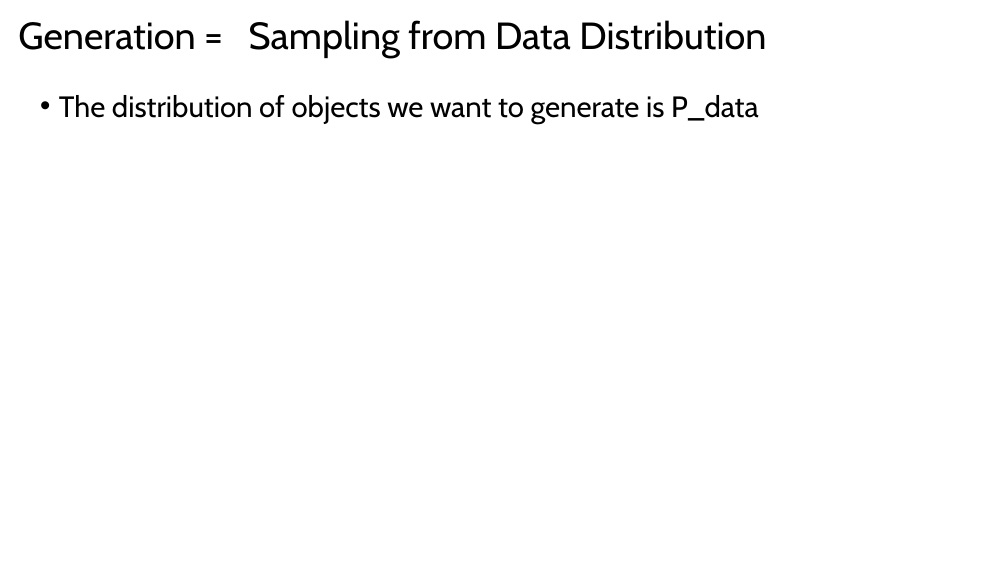
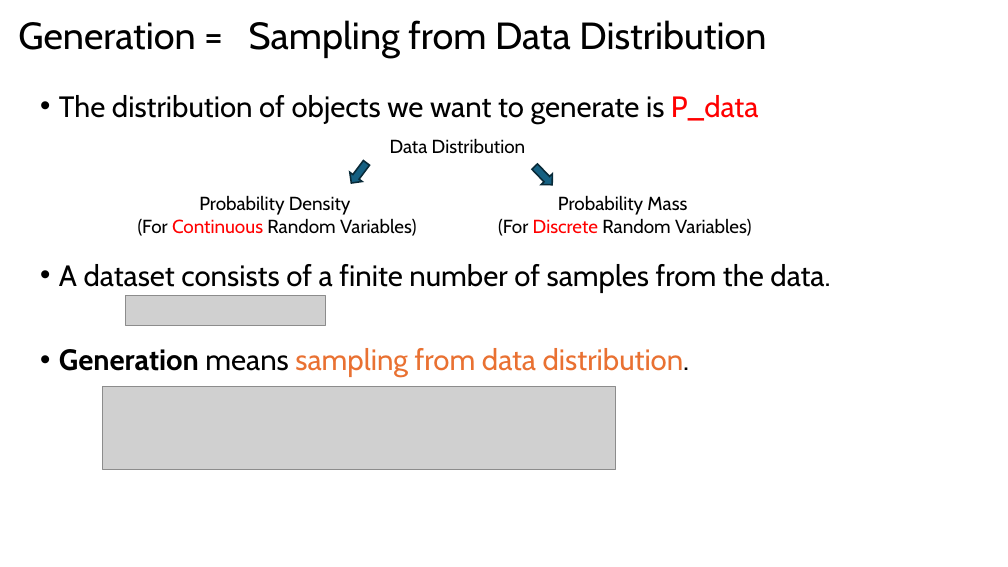
Before and after one commit to SOKOUDJOU-LEOPOLD/Learning-Flow-Matching, a slide deck: slide 2 of Flow Matching.pptx. Drawn at 1008x567 pixels with LibreOffice and Linux fonts; fonts in the diff are those of the drawing; grey boxes stand for pictures. Boxes give left, top, right and bottom in pixels: in the first picture for what was removed or moved away, otherwise in the second. Text is boxed around its words. In the diff, an @@ line names an element or a change of style, - is before the commit and + after.

```diff
--- a/Flow Matching.pptx
+++ b/Flow Matching.pptx
@@ text at [59, 95, 759, 124]: text colour #000000 to #FF0000 in "P_data" @@
@@ text added at [390, 138, 526, 154], 18 pt, text #000000 @@
+Data Distribution
@@ down arrow added at [346, 158, 373, 187], fill #156082, outline #092A39 1.5 pt @@
@@ down arrow added at [530, 162, 558, 190], fill #156082, outline #092A39 1.5 pt @@
@@ text added at [138, 195, 416, 236], 18 pt, text #000000 @@
+Probability Density
+(For Continuous Random Variables)
@@ text added at [498, 195, 751, 236], 18 pt, text #000000 @@
+Probability Mass
+(For Discrete Random Variables)
@@ text at [59, 264, 830, 377]: paragraphs added @@
+• A dataset consists of a finite number of samples from the data.
+• Generation means sampling from data distribution.
@@ picture added at [125, 296, 325, 325] @@
@@ picture added at [102, 386, 616, 470] @@
```
Also in this commit, not shown: 35 slides added, 3 other files.
